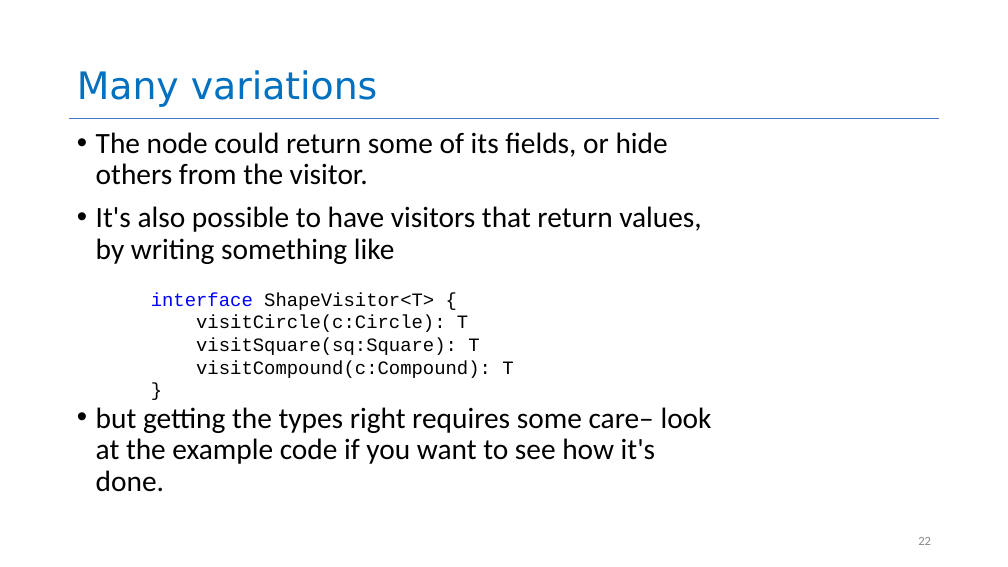
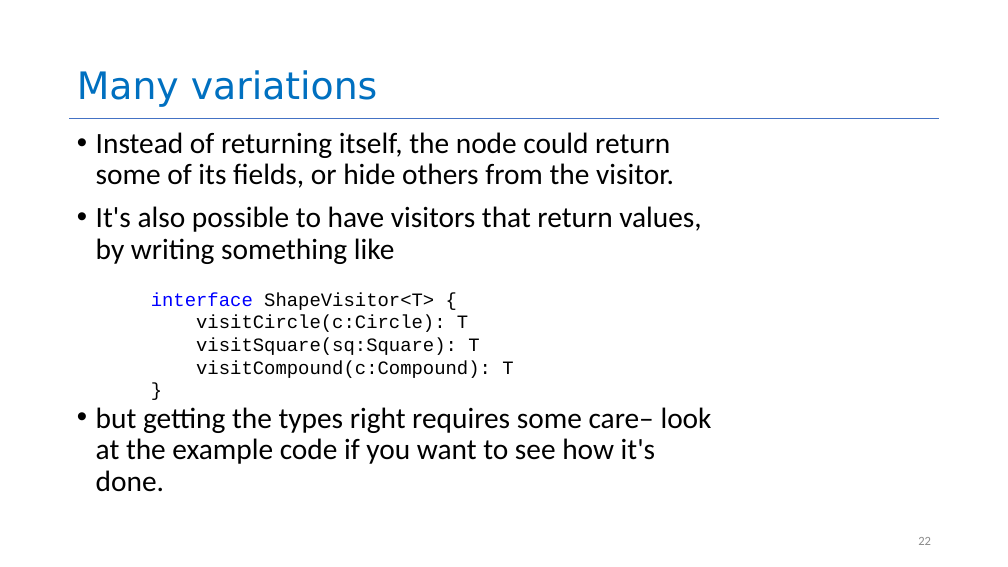
Before and after one commit to neu-se/CS4530-CS5500-Spring-2021, a slide deck: slide 22 of Slides/Lesson 2.4 Design Patterns (contd).pptx. Drawn at 1008x567 pixels with LibreOffice and Linux fonts; fonts in the diff are those of the drawing. Boxes give left, top, right and bottom in pixels: in the first picture for what was removed or moved away, otherwise in the second. Text is boxed around its words. In the diff, an @@ line names an element or a change of style, - is before the commit and + after.

```diff
--- a/Slides/Lesson 2.4 Design Patterns (contd).pptx
+++ b/Slides/Lesson 2.4 Design Patterns (contd).pptx
@@ text at <box>96,132,674,188</box>: text changed @@
-• The node could return some of its fields, or hide others from the visitor.
+• Instead of returning itself, the node could return some of its fields, or hide others from the visitor.
```
Also in this commit, not shown: 7 other slides changed, 18 other files.
